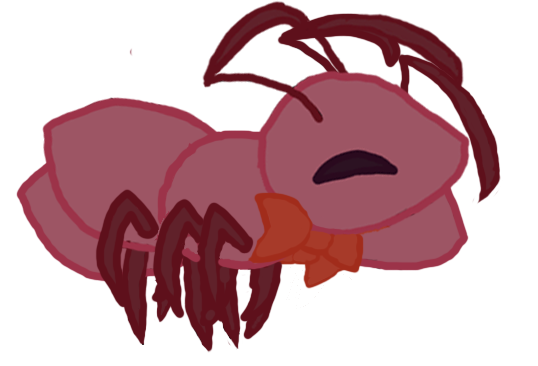
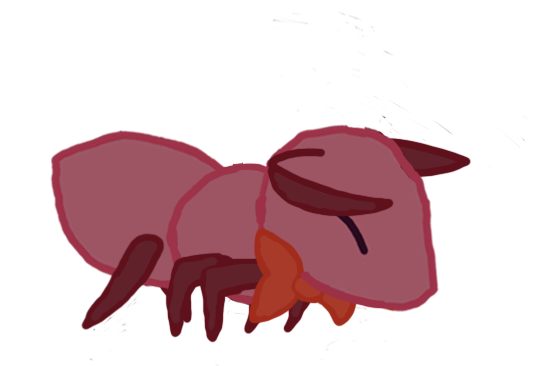
Layers edited between the first and the second 538 × 366 image:
hid "Layer 7" over [42, 0, 503, 353]
added layer "Layer 21" above "Layer 13" over [50, 11, 527, 366]
hid "Layer 3" over [16, 13, 503, 353]
